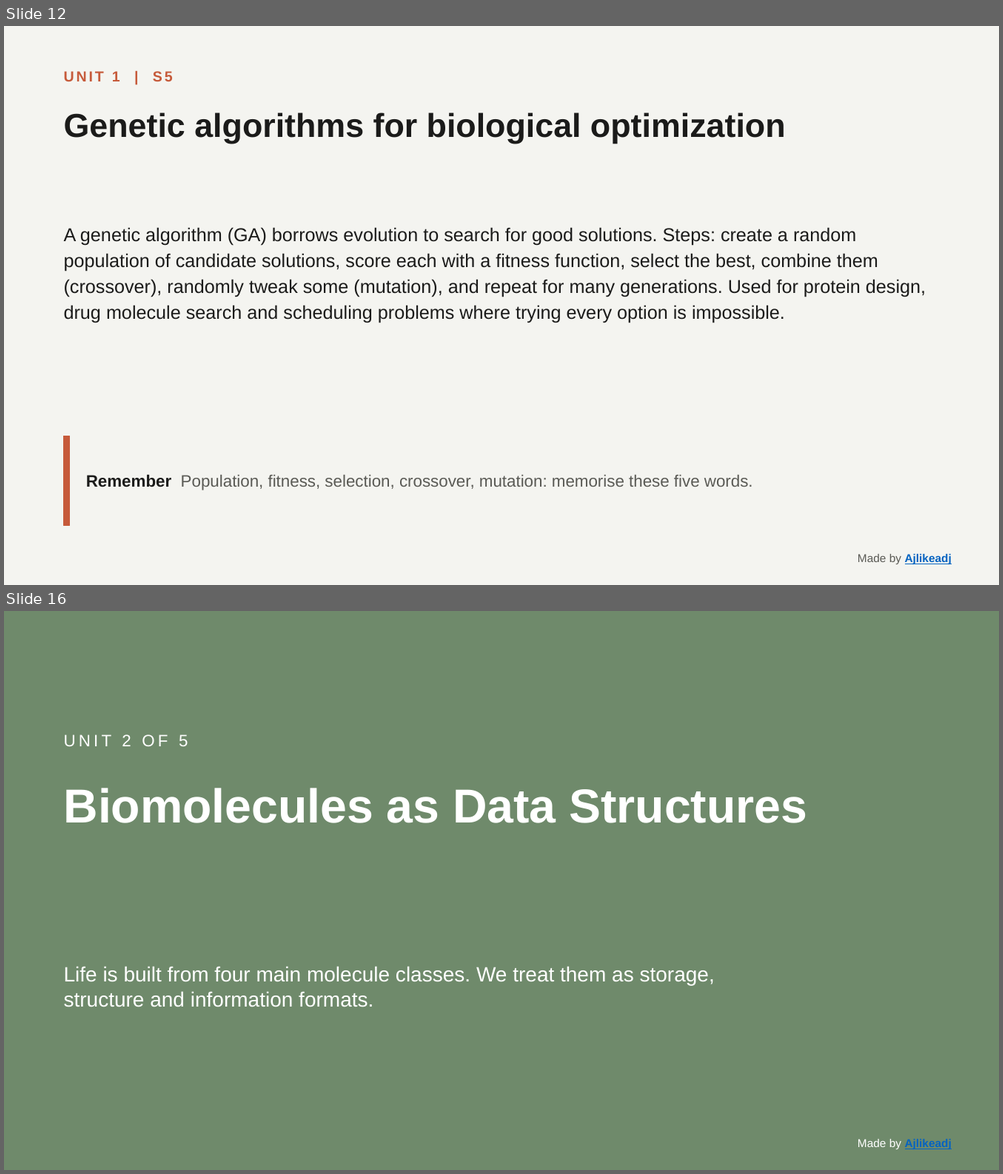
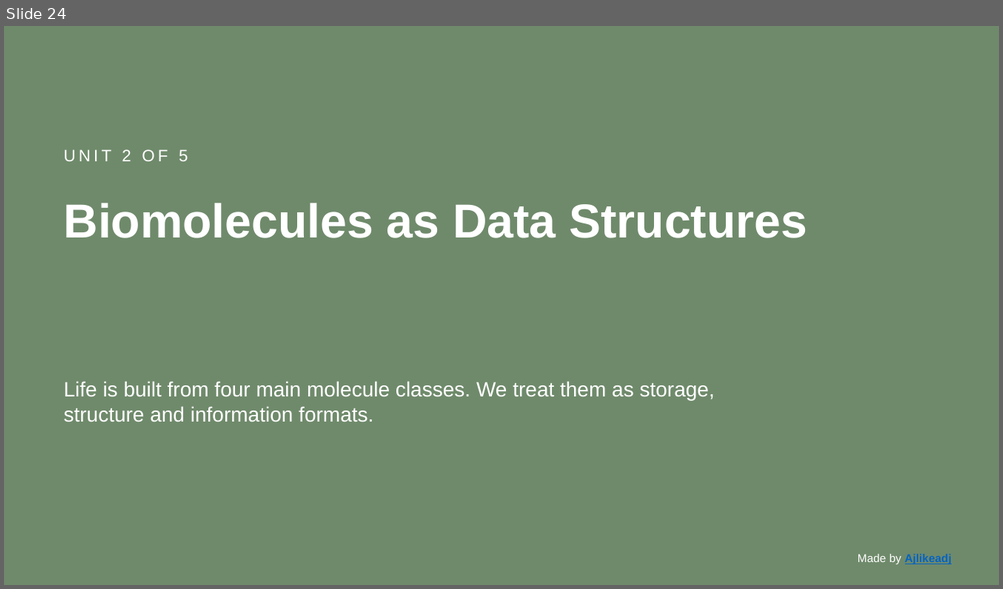
Before and after one commit to Ajlikeadj/Bio, a slide deck: CompBio-slides.pptx. Shown one above the other, each under a label of ours: slides 12 and 16 before the commit, slide 24 after it; the slides between them are not shown. The pictures are 1003x1174 and 1003x589 pixels, drawn with LibreOffice and Linux fonts; fonts in the diff are those of the drawing. Boxes give left, top, right and bottom in pixels: in the first picture for what was removed or moved away, otherwise in the second. Text is boxed around its words. In the diff, an @@ line names an element or a change of style, - is before the commit and + after.

```diff
--- a/CompBio-slides.pptx
+++ b/CompBio-slides.pptx
@@ slide 12 removed at <box>4,26,999,585</box>, background #F4F4F0 @@
@@ text removed at <box>64,71,173,82</box> @@
-UNIT 1 | S5
@@ text removed at <box>64,113,785,144</box> @@
-Genetic algorithms for biological optimization
@@ text removed at <box>64,227,925,323</box> @@
-A genetic algorithm (GA) borrows evolution to search for good solutions. Steps: create a random population of candidate solutions, score each with a fitness function, select the best, combine them (crossover), randomly tweak some (mutation), and repeat for many generations. Used for protein design, drug molecule search and scheduling problems where trying every option is impossible.
@@ rectangle removed at <box>64,437,70,526</box> @@
@@ text removed at <box>86,474,753,491</box> @@
-Remember Population, fitness, selection, crossover, mutation: memorise these five words.
@@ text removed at <box>857,554,951,565</box> @@
-Made by Ajlikeadj
@@ what was slide 16 is now slide 24 @@
```
Also in this commit, not shown: 1 slide changed, 68 slides added, 59 other slides removed, 10 other files.
